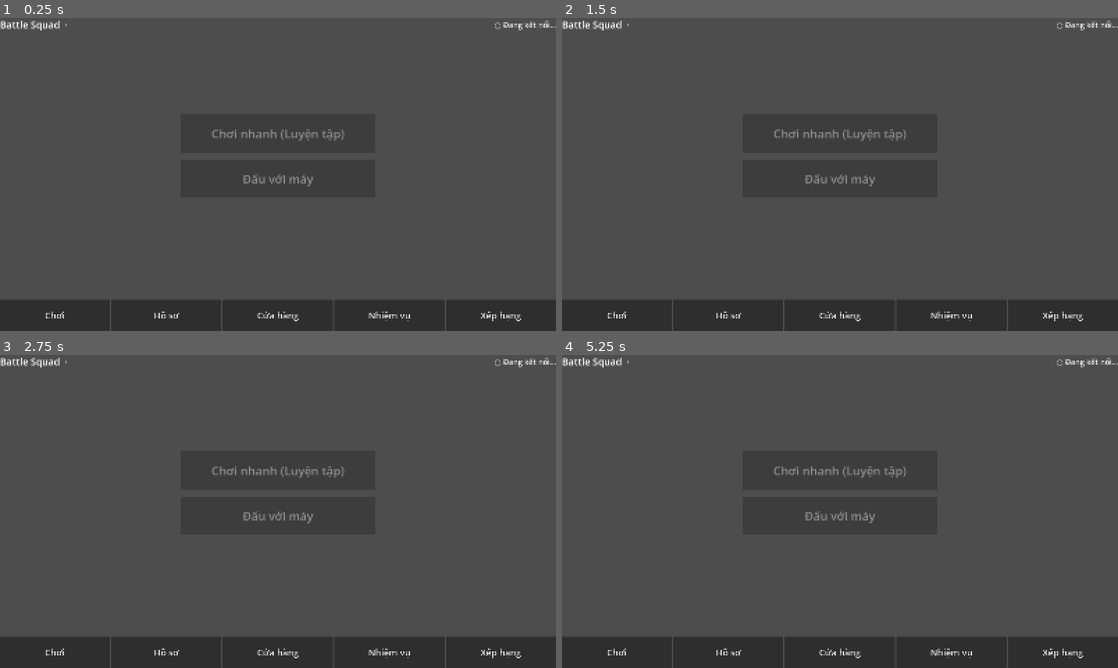
Above: before the commit, frames 1-4 (two rows, left to right).
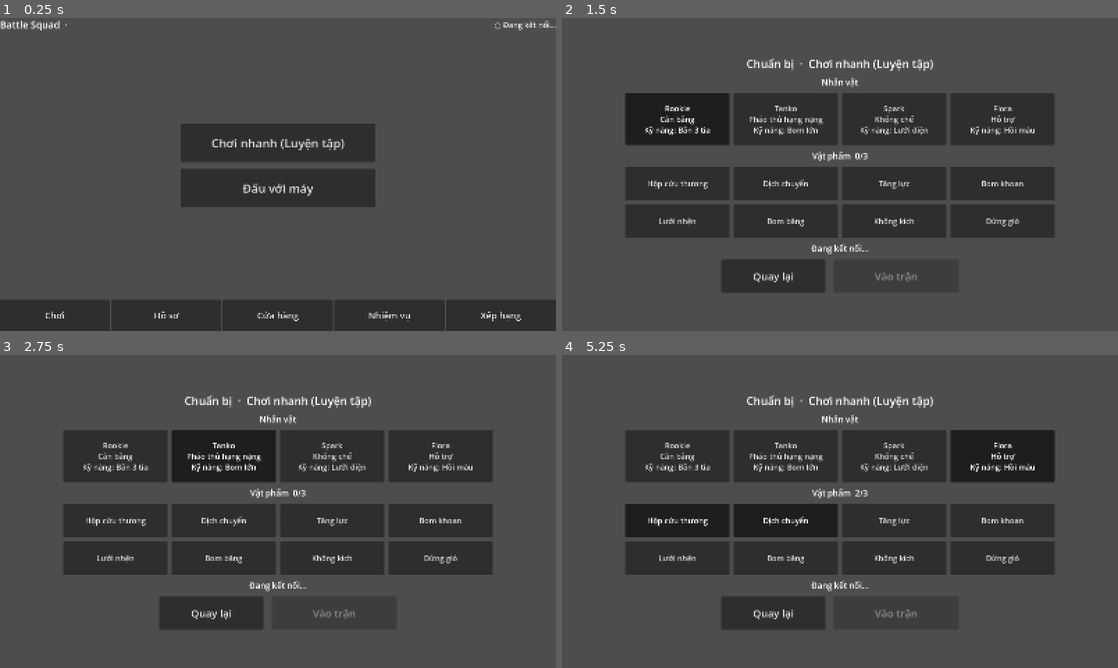
Above: after the commit, the same moments.

Repository: zendF1/battle-squad-game
Game: Godot game, scene res://screens/home.tscn
Same seed, same stepped clock (60 frames per second), same inputs: the game is played once before the commit and once after it. This scene is started directly instead of the project's main scene.
Inputs (mouse positions are in pixels of both pictures, inside the frame that each line leads up to):
- Up to frame 1 (0.25 s): no input
- Up to frame 2 (1.5 s): click (840, 143) at 0.5 s, where only the run after the commit has a clickable "Chơi nhanh (Luyện tập)"; click (678, 118) at 1.25 s, where only the run after the commit has a clickable "Rookie Cân bằng Kỹ năng: Bắn …"
- Up to frame 3 (2.75 s): click (222, 455) at 2 s, where only the run after the commit has a clickable "Tanko Pháo thủ hạng nặng Kỹ n…"
- Up to frame 4 (5.25 s): click (895, 455) at 2.75 s, where only the run after the commit has a clickable "Spark Khống chế Kỹ năng: Lưới…"; click (1001, 455) at 3.5 s, where only the run after the commit has a clickable "Flora Hỗ trợ Kỹ năng: Hồi máu"; click (678, 520) at 4.25 s, where only the run after the commit has a clickable "Hộp cứu thương"; click (784, 520) at 5 s, where only the run after the commit has a clickable "Dịch chuyển"

The runs differ from the first frame. In frame 1, 2.9% of the frame differs, in the area x 32-68%, y 35-61%; in frame 2, 34%; in frame 3, 35%; in frame 4, 36%, in the area x 0-100%, y 0-100%.

Commit message:
feat: Loadout screen before Quick Play and Play vs bot
- character cards (role, skill) and an item grid, at most three items
- owned characters and item quantities from /player/characters and /player/inventory; a failed request only hides the marks
- last loadout remembered in user://loadout.cfg
- QuickPlay sends characterId and items; the pending/slow/late-MatchStarted rules move from Home to screens/quick_play.gd
- any RoomError resolves the request and shows "Không vào được trận: <message>"

Diff:
--- a/autoload/router.gd
+++ b/autoload/router.gd
@@ -4,8 +4,12 @@
 const SPLASH := "res://screens/splash.tscn"
 const LOGIN := "res://screens/login.tscn"
 const HOME := "res://screens/home.tscn"
+const LOADOUT := "res://screens/loadout.tscn"
 const MATCH := "res://match/match_screen.tscn"
 
+## QuickPlay fields picked on Home for the Loadout scene: {} plays the idle practice target,
+## {"bot": "ai"} a bot that moves and shoots.
+var quick_play_base: Dictionary = {}
 ## MatchStarted payload for the Match scene (match state + terrain snapshot).
 var match_snapshot: Dictionary = {}
 
--- a/screens/home.gd
+++ b/screens/home.gd
@@ -1,25 +1,14 @@
 extends Control
 ## Home shell with the demo's five tabs (app_router.dart HomeShell). M1 implements
-## Play → Quick Play (idle practice target) and Play vs bot (QuickPlay {"bot": "ai"});
-## the other tabs arrive in M3/M4.
-##
-## A Quick Play request stays pending until it is resolved. The server handles a client's
-## messages in order and always answers QuickPlay with MatchStarted or RoomError, so a late
-## answer is still accepted: the server really did put the player in that match. The only other
-## way a request ends is a disconnect, after which the server drops the room (and the outbox
-## drops an unsent QuickPlay). Retrying earlier could create a second room.
+## Play → Quick Play (idle practice target) and Play vs bot (QuickPlay {"bot": "ai"}); both open
+## the Loadout screen, which sends the request (screens/quick_play.gd). The other tabs arrive
+## in M3/M4.
 
 const Ui := preload("res://ui/ui.gd")
 const TABS := ["Chơi", "Hồ sơ", "Cửa hàng", "Nhiệm vụ", "Xếp hạng"]
-const SLOW_NOTICE_SEC := 10.0
 
 var _pages: Array[Control] = []
 var _conn: Label
-var _quick_play: Button
-var _vs_bot: Button
-var _status: Label
-var _timer: Timer
-var _pending := false
 
 
 func _ready() -> void:
@@ -58,29 +47,21 @@
 		b.pressed.connect(_show_tab.bind(i))
 		tabs.add_child(b)
 
-	_timer = Timer.new()
-	_timer.one_shot = true
-	_timer.timeout.connect(_on_slow)
-	add_child(_timer)
-
 	GameSocket.connected.connect(_update_conn)
-	GameSocket.disconnected.connect(_on_disconnected)
-	GameSocket.event_received.connect(_on_event)
+	GameSocket.disconnected.connect(_update_conn)
 	_update_conn()
 
 
 func _build_play_page(page: Control) -> void:
 	var col := Ui.center_column(page)
-	_quick_play = Ui.button("Chơi nhanh (Luyện tập)", 34)
-	_quick_play.custom_minimum_size = Vector2(560, 110)
-	_quick_play.pressed.connect(_on_quick_play.bind({}))
-	col.add_child(_quick_play)
-	_vs_bot = Ui.button("Đấu với máy", 34)
-	_vs_bot.custom_minimum_size = Vector2(560, 110)
-	_vs_bot.pressed.connect(_on_quick_play.bind({"bot": "ai"}))
-	col.add_child(_vs_bot)
-	_status = Ui.label("", 24)
-	col.add_child(_status)
+	var quick_play := Ui.button("Chơi nhanh (Luyện tập)", 34)
+	quick_play.custom_minimum_size = Vector2(560, 110)
+	quick_play.pressed.connect(_open_loadout.bind({}))
+	col.add_child(quick_play)
+	var vs_bot := Ui.button("Đấu với máy", 34)
+	vs_bot.custom_minimum_size = Vector2(560, 110)
+	vs_bot.pressed.connect(_open_loadout.bind({"bot": "ai"}))
+	col.add_child(vs_bot)
 
 
 func _show_tab(index: int) -> void:
@@ -90,61 +71,8 @@
 
 func _update_conn() -> void:
 	_conn.text = "● Online" if GameSocket.is_open() else "○ Đang kết nối..."
-	# A QuickPlay sent while offline would sit in an outbox that may never flush.
-	var disabled := _pending or not GameSocket.is_open()
-	_quick_play.disabled = disabled
-	_vs_bot.disabled = disabled
 
 
-## payload {} plays the idle practice target, {"bot": "ai"} a bot that moves and shoots.
-## Both buttons share one pending request.
-func _on_quick_play(payload: Dictionary) -> void:
-	if _pending:
-		return
-	_pending = true
-	_quick_play.disabled = true
-	_vs_bot.disabled = true
-	_status.text = "Đang tạo trận..."
-	_timer.start(SLOW_NOTICE_SEC)
-	GameSocket.send("QuickPlay", payload)
-
-
-func _on_slow() -> void:
-	if _pending:
-		_status.text = "Server phản hồi chậm, vẫn đang chờ..."
-
-
-func _on_event(event: String, data: Variant) -> void:
-	match event:
-		"MatchStarted":
-			# The only way into Match. Accepted even after the slow notice.
-			_pending = false
-			_timer.stop()
-			GameSocket.hold() # TurnStarted follows immediately; Match releases it
-			if data is Dictionary:
-				Router.match_snapshot = data
-			Router.go(Router.MATCH)
-		"RoomError":
-			if _pending:
-				_resolve(_error_message(data))
-
-
-func _on_disconnected() -> void:
-	_update_conn()
-	if _pending:
-		_resolve("Mất kết nối, hãy thử lại khi online")
-
-
-func _resolve(message: String) -> void:
-	_pending = false
-	_timer.stop()
-	_status.text = message
-	_update_conn()
-
-
-static func _error_message(data: Variant) -> String:
-	if data is Dictionary:
-		if data.get("error") is Dictionary:
-			return str(data["error"].get("message", "Lỗi phòng"))
-		return str(data.get("message", "Lỗi phòng"))
-	return "Lỗi phòng"
+func _open_loadout(base: Dictionary) -> void:
+	Router.quick_play_base = base
+	Router.go(Router.LOADOUT)
--- /dev/null
+++ b/screens/loadout.gd
@@ -0,0 +1,150 @@
+extends Control
+## Loadout before Quick Play (spec "Client UX"): pick a character and up to three items, then
+## "Vào trận" sends QuickPlay {bot?, characterId, items} through the QuickPlay helper. Home puts
+## the mode ({} practice target, {"bot": "ai"}) in Router.quick_play_base. Ownership comes from
+## the API; a failed request only hides the owned/quantity notes, it never blocks playing.
+
+const Ui := preload("res://ui/ui.gd")
+const Items := preload("res://match/items.gd")
+const LoadoutModel := preload("res://screens/loadout_model.gd")
+const QuickPlay := preload("res://screens/quick_play.gd")
+const SETTINGS_PATH := "user://loadout.cfg"
+
+var _model := LoadoutModel.new()
+var _base: Dictionary = {}
+var _quick_play: QuickPlay
+var _character_buttons := {} # characterId -> Button
+var _item_buttons := {} # itemId -> Button
+var _count: Label
+var _status: Label
+var _back: Button
+var _play: Button
+
+
+func _ready() -> void:
+	_base = Router.quick_play_base.duplicate()
+	_model.restore(SETTINGS_PATH)
+	_quick_play = QuickPlay.new()
+	add_child(_quick_play)
+	_quick_play.changed.connect(_refresh)
+
+	var col := Ui.center_column(self)
+	col.add_theme_constant_override("separation", 14)
+	var mode := "Đấu với máy" if _base.has("bot") else "Chơi nhanh (Luyện tập)"
+	col.add_child(Ui.label("Chuẩn bị  ·  %s" % mode, 32))
+
+	col.add_child(Ui.label("Nhân vật", 24))
+	var chars := HBoxContainer.new()
+	chars.add_theme_constant_override("separation", 12)
+	col.add_child(chars)
+	for c in LoadoutModel.CHARACTERS:
+		var b := _toggle("", 22, Vector2(300, 150))
+		b.pressed.connect(_on_character.bind(c["id"]))
+		chars.add_child(b)
+		_character_buttons[c["id"]] = b
+
+	_count = Ui.label("", 24)
+	col.add_child(_count)
+	var grid := GridContainer.new()
+	grid.columns = 4
+	grid.add_theme_constant_override("h_separation", 12)
+	grid.add_theme_constant_override("v_separation", 12)
+	col.add_child(grid)
+	for id in Items.ORDER:
+		var b := _toggle("", 22, Vector2(300, 96))
+		b.pressed.connect(_on_item.bind(id))
+		grid.add_child(b)
+		_item_buttons[id] = b
+
+	_status = Ui.label("", 24)
+	col.add_child(_status)
+	var row := HBoxContainer.new()
+	row.alignment = BoxContainer.ALIGNMENT_CENTER
+	row.add_theme_constant_override("separation", 24)
+	col.add_child(row)
+	_back = Ui.button("Quay lại", 30)
+	_back.custom_minimum_size = Vector2(300, 96)
+	_back.pressed.connect(_on_back)
+	row.add_child(_back)
+	_play = Ui.button("Vào trận", 30)
+	_play.custom_minimum_size = Vector2(360, 96)
+	_play.pressed.connect(_on_play)
+	row.add_child(_play)
+
+	_refresh()
+	_fetch_characters()
+	_fetch_inventory()
+
+
+func _fetch_characters() -> void:
+	var res: Dictionary = await Api.get_json("/player/characters")
+	if res.ok:
+		_model.owned_characters = LoadoutModel.parse_characters(res.data)
+		_refresh()
+
+
+func _fetch_inventory() -> void:
+	var res: Dictionary = await Api.get_json("/player/inventory")
+	if res.ok:
+		_model.item_counts = LoadoutModel.parse_inventory(res.data)
+		_refresh()
+
+
+func _on_character(id: String) -> void:
+	_model.select_character(id)
+	_refresh()
+
+
+## A full loadout disables the other items, so a fourth cannot be picked.
+func _on_item(id: String) -> void:
+	_model.toggle_item(id)
+	_refresh()
+
+
+func _on_play() -> void:
+	_model.remember(SETTINGS_PATH)
+	_quick_play.request(_model.payload(_base))
+
+
+func _on_back() -> void:
+	if _quick_play.pending:
+		return
+	Router.go(Router.HOME)
+
+
+## The buttons' pressed look always shows the model, whatever a click did to them.
+func _refresh() -> void:
+	var locked := _quick_play.pending
+	for id in _character_buttons:
+		var b: Button = _character_buttons[id]
+		var text := "%s\n%s" % [_character_name(id), LoadoutModel.character_detail(id)]
+		var note := _model.character_note(id)
+		b.text = text if note == "" else "%s\n%s" % [text, note]
+		b.set_pressed_no_signal(id == _model.character_id)
+		b.disabled = locked
+	for id in _item_buttons:
+		var b: Button = _item_buttons[id]
+		var note := _model.item_note(id)
+		b.text = Items.label(id) if note == "" else "%s\n%s" % [Items.label(id), note]
+		var picked := _model.items.has(id)
+		b.set_pressed_no_signal(picked)
+		b.disabled = locked or (_model.is_full() and not picked)
+	_count.text = "Vật phẩm  %d/%d" % [_model.items.size(), Items.MAX_LOADOUT]
+	_status.text = _quick_play.status if GameSocket.is_open() or locked else "Đang kết nối..."
+	_play.disabled = not _quick_play.can_request()
+	_back.disabled = locked
+
+
+static func _character_name(id: String) -> String:
+	for c in LoadoutModel.CHARACTERS:
+		if c["id"] == id:
+			return c["name"]
+	return id
+
+
+static func _toggle(text: String, font_size: int, min_size: Vector2) -> Button:
+	var b := Ui.button(text, font_size)
+	b.custom_minimum_size = min_size
+	b.toggle_mode = true
+	b.focus_mode = FOCUS_NONE
+	return b
--- /dev/null
+++ b/screens/loadout.tscn
@@ -0,0 +1,12 @@
+[gd_scene load_steps=2 format=3]
+
+[ext_resource type="Script" path="res://screens/loadout.gd" id="1"]
+
+[node name="Loadout" type="Control"]
+layout_mode = 3
+anchors_preset = 15
+anchor_right = 1.0
+anchor_bottom = 1.0
+grow_horizontal = 2
+grow_vertical = 2
+script = ExtResource("1")
--- /dev/null
+++ b/screens/loadout_model.gd
@@ -0,0 +1,131 @@
+extends RefCounted
+## Loadout choice for Quick Play: one character and up to Items.MAX_LOADOUT items, plus what the
+## player owns (GET /player/characters, GET /player/inventory). Ownership is advisory: a
+## character or item not owned can still be picked, the server decides (QuickPlay answers
+## RoomError LOADOUT_INVALID). When a request failed, ownership is unknown (null) and nothing is
+## marked. The last choice is remembered in a ConfigFile (a convenience only).
+
+const Items := preload("res://match/items.gd")
+const Skills := preload("res://match/skills.gd")
+
+const DEFAULT_CHARACTER := "rookie" # always owned
+const NOT_OWNED := "Chưa sở hữu"
+
+## Server configs/characters.yaml: id, name, role (Vietnamese).
+const CHARACTERS := [
+	{"id": "rookie", "name": "Rookie", "role": "Cân bằng"},
+	{"id": "tanko", "name": "Tanko", "role": "Pháo thủ hạng nặng"},
+	{"id": "spark", "name": "Spark", "role": "Khống chế"},
+	{"id": "flora", "name": "Flora", "role": "Hỗ trợ"},
+]
+
+var character_id := DEFAULT_CHARACTER
+var items: Array[String] = [] # in the order picked
+var owned_characters: Variant = null # Array of characterIds, or null: unknown
+var item_counts: Variant = null # {itemId: quantity}, or null: unknown
+
+
+static func is_character(id: String) -> bool:
+	for c in CHARACTERS:
+		if c["id"] == id:
+			return true
+	return false
+
+
+func select_character(id: String) -> void:
+	if is_character(id):
+		character_id = id
+
+
+## Picks or drops an item. Returns false (and changes nothing) for a fourth item or an unknown id.
+func toggle_item(id: String) -> bool:
+	if items.has(id):
+		items.erase(id)
+		return true
+	if not Items.is_known(id) or items.size() >= Items.MAX_LOADOUT:
+		return false
+	items.append(id)
+	return true
+
+
+func is_full() -> bool:
+	return items.size() >= Items.MAX_LOADOUT
+
+
+## The QuickPlay payload: base ({} or {"bot": "ai"}) plus the choice.
+func payload(base: Dictionary) -> Dictionary:
+	var out := base.duplicate()
+	out["characterId"] = character_id
+	out["items"] = items.duplicate()
+	return out
+
+
+## "Cân bằng · Kỹ năng: Bắn 3 tia".
+static func character_detail(id: String) -> String:
+	var role := ""
+	for c in CHARACTERS:
+		if c["id"] == id:
+			role = c["role"]
+	var skill := Skills.for_character(id)
+	if skill.is_empty():
+		return role
+	return "%s\nKỹ năng: %s" % [role, skill["name"]]
+
+
+## "" when owned or unknown, NOT_OWNED otherwise.
+func character_note(id: String) -> String:
+	if id == DEFAULT_CHARACTER or not owned_characters is Array or owned_characters.has(id):
+		return ""
+	return NOT_OWNED
+
+
+## "x5" when owned, NOT_OWNED when not, "" when unknown.
+func item_note(id: String) -> String:
+	if not item_counts is Dictionary:
+		return ""
+	var n := int(item_counts.get(id, 0))
+	return "x%d" % n if n > 0 else NOT_OWNED
+
+
+## GET /player/characters data {"characters": [{characterId, ...}]} → ids, or null if malformed.
+static func parse_characters(data: Variant) -> Variant:
+	if not data is Dictionary or not data.get("characters") is Array:
+		return null
+	var ids: Array = []
+	for c in data["characters"]:
+		if c is Dictionary and str(c.get("characterId", "")) != "":
+			ids.append(str(c["characterId"]))
+	return ids
+
+
+## GET /player/inventory data [{itemId, quantity, ...}] → {itemId: total quantity}, or null.
+static func parse_inventory(data: Variant) -> Variant:
+	if not data is Array:
+		return null
+	var counts := {}
+	for row in data:
+		if row is Dictionary and str(row.get("itemId", "")) != "":
+			var id := str(row["itemId"])
+			counts[id] = int(counts.get(id, 0)) + maxi(int(row.get("quantity", 0)), 0)
+	return counts
+
+
+func remember(path: String) -> void:
+	var cfg := ConfigFile.new()
+	cfg.set_value("loadout", "character_id", character_id)
+	cfg.set_value("loadout", "items", items.duplicate())
+	cfg.save(path)
+
+
+## Restores a saved choice, dropping anything this client does not know.
+func restore(path: String) -> void:
+	var cfg := ConfigFile.new()
+	if cfg.load(path) != OK:
+		return
+	select_character(str(cfg.get_value("loadout", "character_id", DEFAULT_CHARACTER)))
+	items.clear()
+	var saved = cfg.get_value("loadout", "items", [])
+	if saved is Array:
+		for id in saved:
+			if not items.has(str(id)):
+				toggle_item(str(id))
--- /dev/null
+++ b/screens/quick_play.gd
@@ -0,0 +1,89 @@
+extends Node
+## One Quick Play request at a time (moved from Home; the Loadout screen owns it).
+##
+## A request stays pending until it is resolved. The server handles a client's messages in
+## order and always answers QuickPlay with MatchStarted or RoomError, so a late answer is still
+## accepted: the server really did put the player in that match. The only other way a request
+## ends is a disconnect, after which the server drops the room (and the outbox drops an unsent
+## QuickPlay). Retrying earlier could create a second room, and leaving the screen while it is
+## pending would lose the answer, so the owner keeps the player here while `pending`.
+
+signal changed # pending, status or the connection changed
+
+const SLOW_NOTICE_SEC := 10.0
+
+var pending := false
+var status := ""
+
+var _timer: Timer
+
+
+func _ready() -> void:
+	_timer = Timer.new()
+	_timer.one_shot = true
+	_timer.timeout.connect(_on_slow)
+	add_child(_timer)
+	GameSocket.connected.connect(changed.emit)
+	GameSocket.disconnected.connect(_on_disconnected)
+	GameSocket.event_received.connect(_on_event)
+
+
+## A QuickPlay sent while offline would sit in an outbox that may never flush.
+func can_request() -> bool:
+	return not pending and GameSocket.is_open()
+
+
+func request(payload: Dictionary) -> bool:
+	if not can_request():
+		return false
+	pending = true
+	status = "Đang tạo trận..."
+	_timer.start(SLOW_NOTICE_SEC)
+	GameSocket.send("QuickPlay", payload)
+	changed.emit()
+	return true
+
+
+func _on_slow() -> void:
+	if pending:
+		status = "Server phản hồi chậm, vẫn đang chờ..."
+		changed.emit()
+
+
+func _on_event(event: String, data: Variant) -> void:
+	match event:
+		"MatchStarted":
+			# The only way into Match. Accepted even after the slow notice.
+			pending = false
+			_timer.stop()
+			GameSocket.hold() # TurnStarted follows immediately; Match releases it
+			if data is Dictionary:
+				Router.match_snapshot = data
+			Router.go(Router.MATCH)
+		"RoomError":
+			# Any code ends the request: LOADOUT_INVALID (character/items refused, English
+			# message), MATCH_START_FAILED (after a RoomUpdated from the join), a server error.
+			if pending:
+				_resolve("Không vào được trận: %s" % error_message(data))
+
+
+func _on_disconnected() -> void:
+	if pending:
+		_resolve("Mất kết nối, hãy thử lại khi online")
+	else:
+		changed.emit()
+
+
+func _resolve(message: String) -> void:
+	pending = false
+	_timer.stop()
+	status = message
+	changed.emit()
+
+
+static func error_message(data: Variant) -> String:
+	if data is Dictionary:
+		if data.get("error") is Dictionary:
+			return str(data["error"].get("message", "Lỗi phòng"))
+		return str(data.get("message", "Lỗi phòng"))
+	return "Lỗi phòng"
--- /dev/null
+++ b/tests/unit/test_loadout_model.gd
@@ -0,0 +1,81 @@
+extends "res://tests/test_case.gd"
+
+const LoadoutModel := preload("res://screens/loadout_model.gd")
+const TMP := "user://test_loadout.cfg"
+
+
+func test_defaults_and_payload() -> void:
+	var m := LoadoutModel.new()
+	eq(m.payload({}), {"characterId": "rookie", "items": []}, "practice default")
+	m.select_character("spark")
+	m.toggle_item("medkit")
+	m.toggle_item("air_strike")
+	eq(m.payload({"bot": "ai"}), {"bot": "ai", "characterId": "spark", "items": ["medkit", "air_strike"]}, "vs bot")
+	m.select_character("nobody")
+	eq(m.character_id, "spark", "unknown character ignored")
+
+
+func test_at_most_three_items() -> void:
+	var m := LoadoutModel.new()
+	check(m.toggle_item("medkit") and m.toggle_item("teleport") and m.toggle_item("power_shot"), "three picked")
+	check(m.is_full(), "full")
+	check(not m.toggle_item("drill_bomb"), "fourth refused")
+	eq(m.items, ["medkit", "teleport", "power_shot"] as Array[String], "unchanged")
+	check(m.toggle_item("teleport"), "drop")
+	eq(m.items, ["medkit", "power_shot"] as Array[String], "dropped")
+	check(not m.toggle_item("mystery"), "unknown item refused")
+
+
+func test_ownership_unknown_marks_nothing() -> void:
+	var m := LoadoutModel.new()
+	eq(m.character_note("tanko"), "", "character unknown")
+	eq(m.item_note("medkit"), "", "item unknown")
+
+
+func test_ownership_notes() -> void:
+	var m := LoadoutModel.new()
+	m.owned_characters = LoadoutModel.parse_characters({"characters": [{"characterId": "tanko", "level": 1}]})
+	m.item_counts = LoadoutModel.parse_inventory([
+		{"itemId": "medkit", "quantity": 3}, {"itemId": "medkit", "quantity": 2}, {"itemId": "teleport", "quantity": 0}])
+	eq(m.character_note("rookie"), "", "rookie always owned")
+	eq(m.character_note("tanko"), "", "owned")
+	eq(m.character_note("flora"), "Chưa sở hữu", "not owned")
+	eq(m.item_note("medkit"), "x5", "rows summed")
+	eq(m.item_note("teleport"), "Chưa sở hữu", "zero")
+	eq(m.item_note("air_strike"), "Chưa sở hữu", "absent")
+
+
+func test_parse_rejects_malformed() -> void:
+	eq(LoadoutModel.parse_characters(null), null, "null characters")
+	eq(LoadoutModel.parse_characters([]), null, "array is not the envelope")
+	eq(LoadoutModel.parse_inventory({}), null, "dict is not the list")
+	eq(LoadoutModel.parse_inventory([]), {}, "empty inventory")
+
+
+func test_character_detail() -> void:
+	eq(LoadoutModel.character_detail("rookie"), "Cân bằng\nKỹ năng: Bắn 3 tia", "rookie")
+	eq(LoadoutModel.character_detail("flora"), "Hỗ trợ\nKỹ năng: Hồi máu", "flora")
+
+
+func test_remember_and_restore() -> void:
+	var m := LoadoutModel.new()
+	m.select_character("flora")
+	m.toggle_item("wind_stopper")
+	m.toggle_item("medkit")
+	m.remember(TMP)
+	var back := LoadoutModel.new()
+	back.restore(TMP)
+	eq(back.character_id, "flora", "character restored")
+	eq(back.items, ["wind_stopper", "medkit"] as Array[String], "items restored")
+	var cfg := ConfigFile.new()
+	cfg.set_value("loadout", "character_id", "ghost")
+	cfg.set_value("loadout", "items", ["medkit", "medkit", "bogus", "teleport", "power_shot", "drill_bomb"])
+	cfg.save(TMP)
+	var cleaned := LoadoutModel.new()
+	cleaned.restore(TMP)
+	eq(cleaned.character_id, "rookie", "unknown character dropped")
+	eq(cleaned.items, ["medkit", "teleport", "power_shot"] as Array[String], "deduped, known, at most three")
+	DirAccess.remove_absolute(TMP)
+	var missing := LoadoutModel.new()
+	missing.restore(TMP)
+	eq(missing.character_id, "rookie", "no file keeps defaults")
Not shown, added: screens/loadout.gd.uid
Not shown, added: screens/loadout_model.gd.uid
Not shown, added: screens/quick_play.gd.uid
Not shown, added: tests/unit/test_loadout_model.gd.uid
